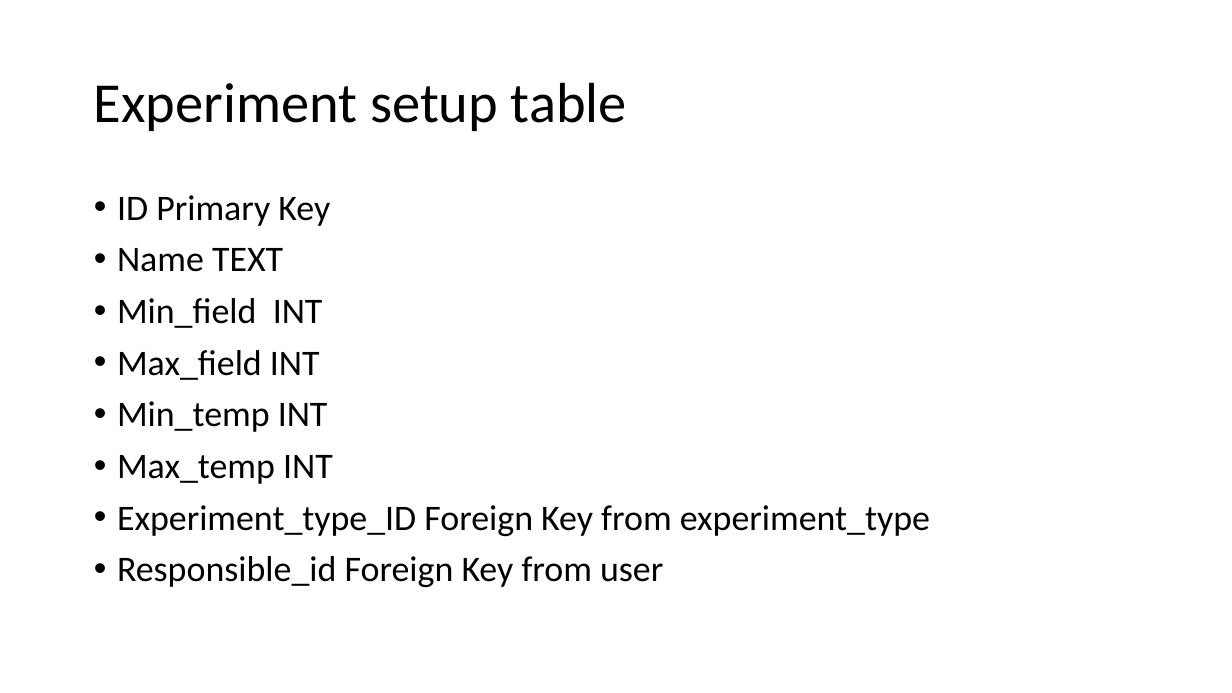
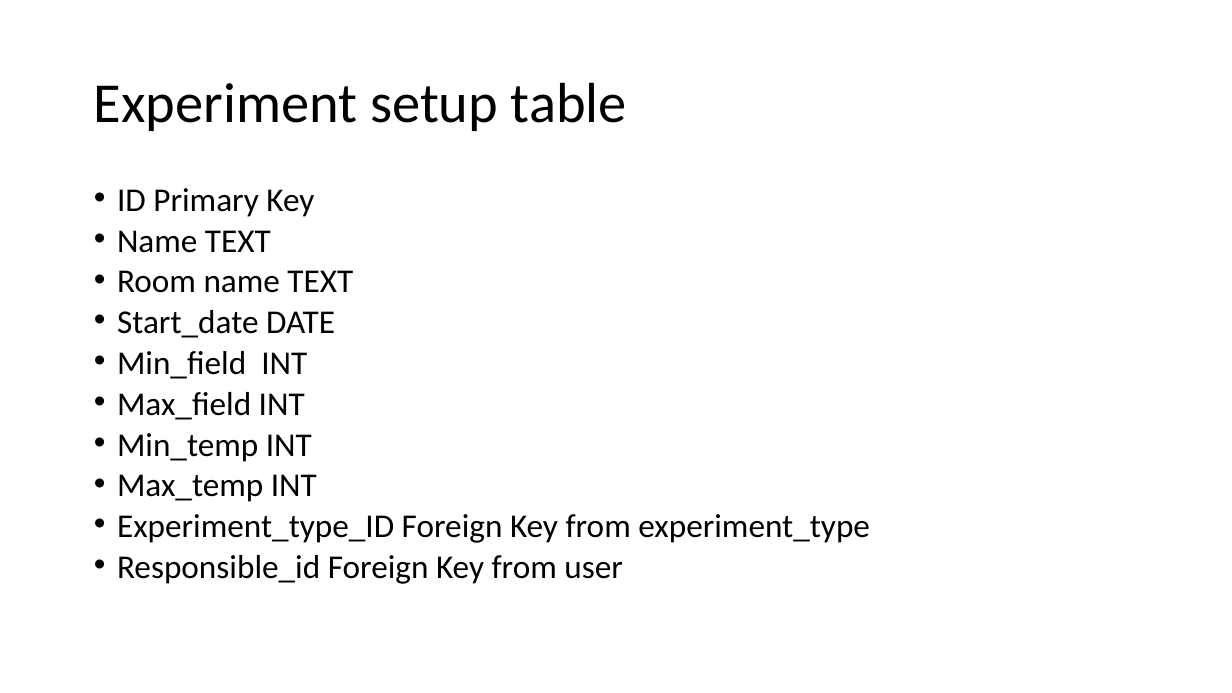
Before and after one commit to jcorain/CollaSci, a slide deck: slide 6 of CollaSciTablesrelationship.pptx. Drawn at 1232x693 pixels with LibreOffice and Linux fonts; fonts in the diff are those of the drawing. Boxes give left, top, right and bottom in pixels: in the first picture for what was removed or moved away, otherwise in the second. Text is boxed around its words. In the diff, an @@ line names an element or a change of style, - is before the commit and + after.

Commit message:
Add experiment setup table

```diff
--- a/CollaSciTablesrelationship.pptx
+++ b/CollaSciTablesrelationship.pptx
@@ text at box(117, 188, 870, 584): size 28 to 25.9 pt in "ID Primary Key", "Name TEXT", "Min_field INT", "Max_field INT" and 4 more places; line spacing 0.9 to 0.7 @@
@@ text at box(117, 270, 353, 338): paragraphs added @@
+• Room name TEXT
+• Start_date DATE
```
Also in this commit, not shown: 3 other files.
